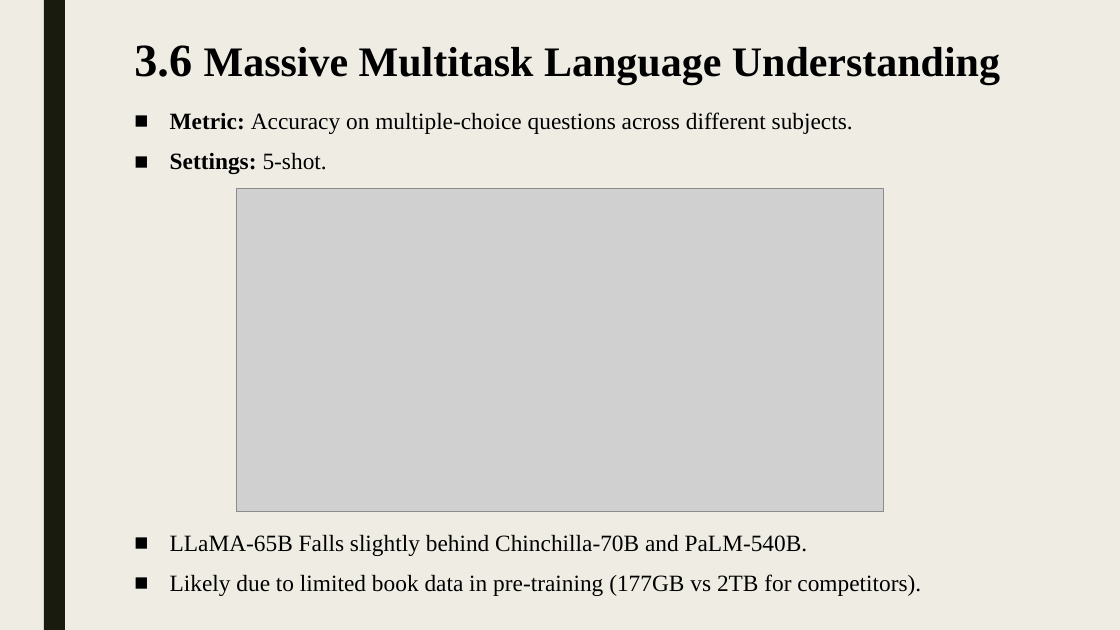
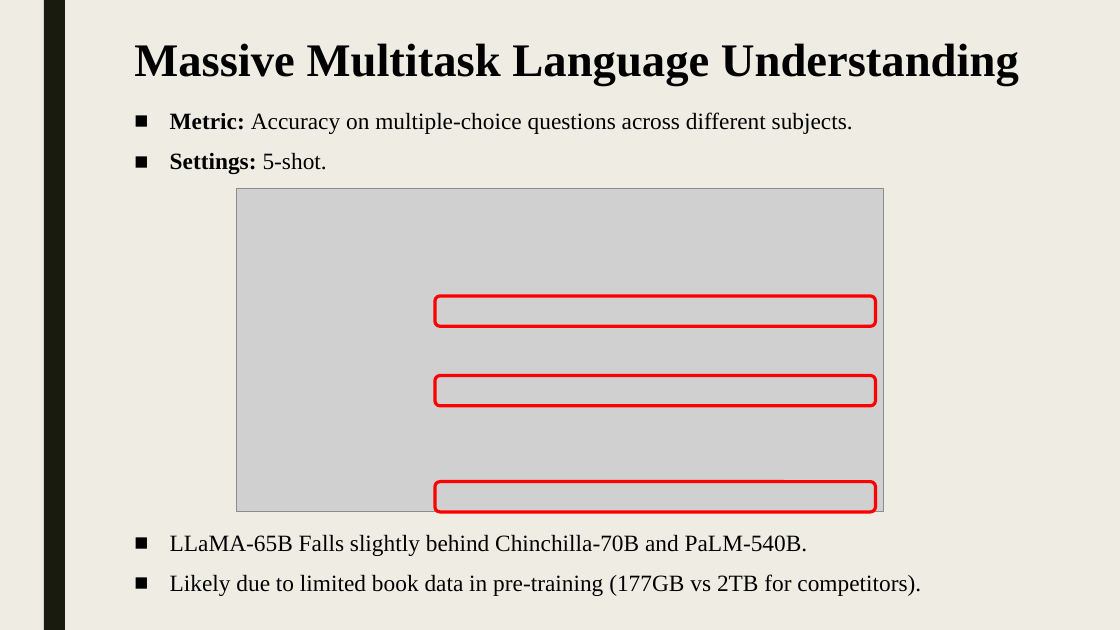
Before and after one commit to shlomi1993/llm-from-scratch, a slide deck: slide 15 of presentation/Lecture Slides.pptx. Drawn at 1120x630 pixels with LibreOffice and Linux fonts; fonts in the diff are those of the drawing; grey boxes stand for pictures. Boxes give left, top, right and bottom in pixels: in the first picture for what was removed or moved away, otherwise in the second. Text is boxed around its words. In the diff, an @@ line names an element or a change of style, - is before the commit and + after.

```diff
--- a/presentation/Lecture Slides.pptx
+++ b/presentation/Lecture Slides.pptx
@@ title at <box>134,43,1019,86</box>: text changed; size 36 to 40 pt @@
-3.6 Massive Multitask Language Understanding
+Massive Multitask Language Understanding
@@ rounded rectangle added at <box>435,296,875,326</box>, outline #FF0000 2.75 pt @@
@@ rounded rectangle added at <box>435,376,875,406</box>, outline #FF0000 2.75 pt @@
@@ rounded rectangle added at <box>435,481,875,512</box>, outline #FF0000 2.75 pt @@
```
Also in this commit, not shown: 11 other slides changed, 3 slides added, 5 slides removed.
